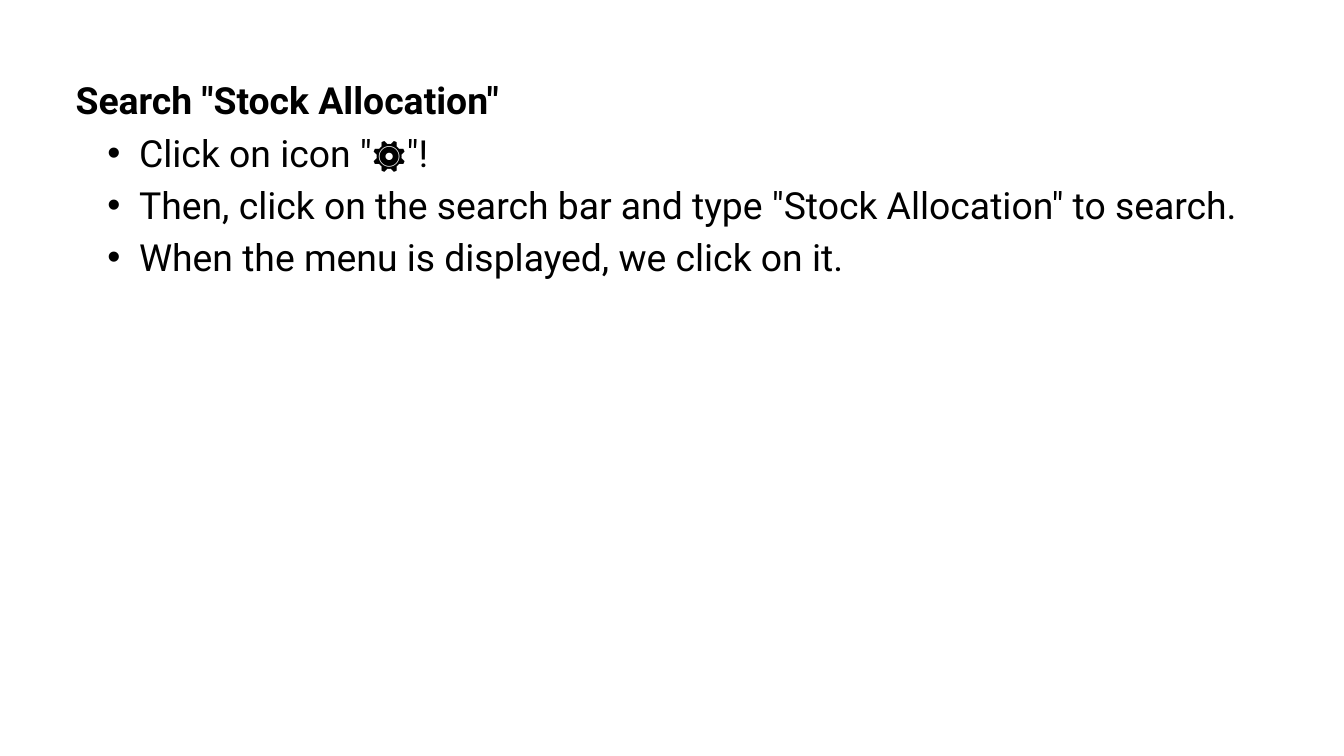
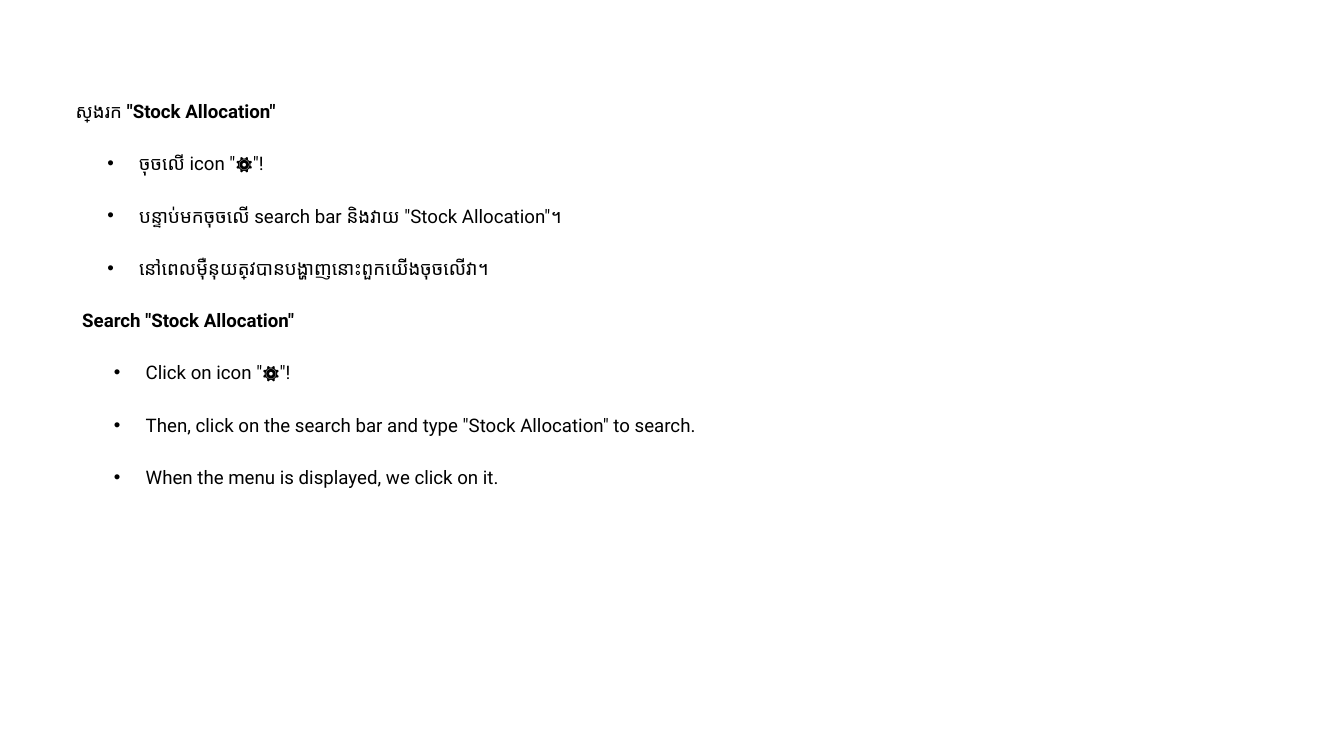
Before and after one commit to visalsing/cafe-khmaoch, a slide deck: slide 5 of src/assets/powerpoint/Stock Allocation.pptx. Drawn at 1344x756 pixels with LibreOffice and Linux fonts; fonts in the diff are those of the drawing. Boxes give left, top, right and bottom in pixels: in the first picture for what was removed or moved away, otherwise in the second. Text is boxed around its words. In the diff, an @@ line names an element or a change of style, - is before the commit and + after.

```diff
--- a/src/assets/powerpoint/Stock Allocation.pptx
+++ b/src/assets/powerpoint/Stock Allocation.pptx
@@ text at [76,104,562,280]: text changed; size 40 to 20 pt @@
-Search "Stock Allocation"
-  • Click on icon "⚙️"!
-  • Then, click on the search bar and type "Stock Allocation" to search.
-  • When the menu is displayed, we click on it.
+ស្វែងរក "Stock Allocation"
+  • ចុចលើ icon "⚙️"!
+  • បន្ទាប់មកចុចលើ search bar និងវាយ "Stock Allocation"។
+  • នៅពេលម៉ឺនុយត្រូវបានបង្ហាញនោះពួកយើងចុចលើវា។
@@ text added at [82,313,696,488], 20 pt, text #000000 @@
+Search "Stock Allocation"
+  • Click on icon "⚙️"!
+  • Then, click on the search bar and type "Stock Allocation" to search.
+  • When the menu is displayed, we click on it.
```
Also in this commit, not shown: 6 other slides changed, 33 other files.
